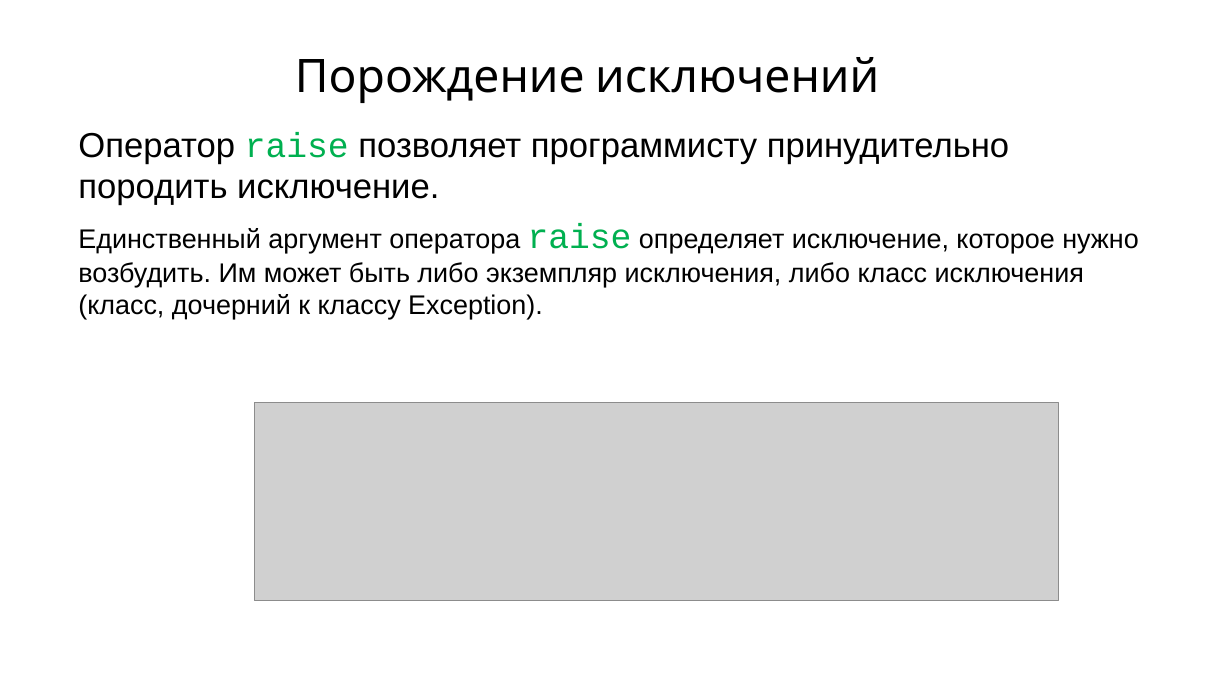
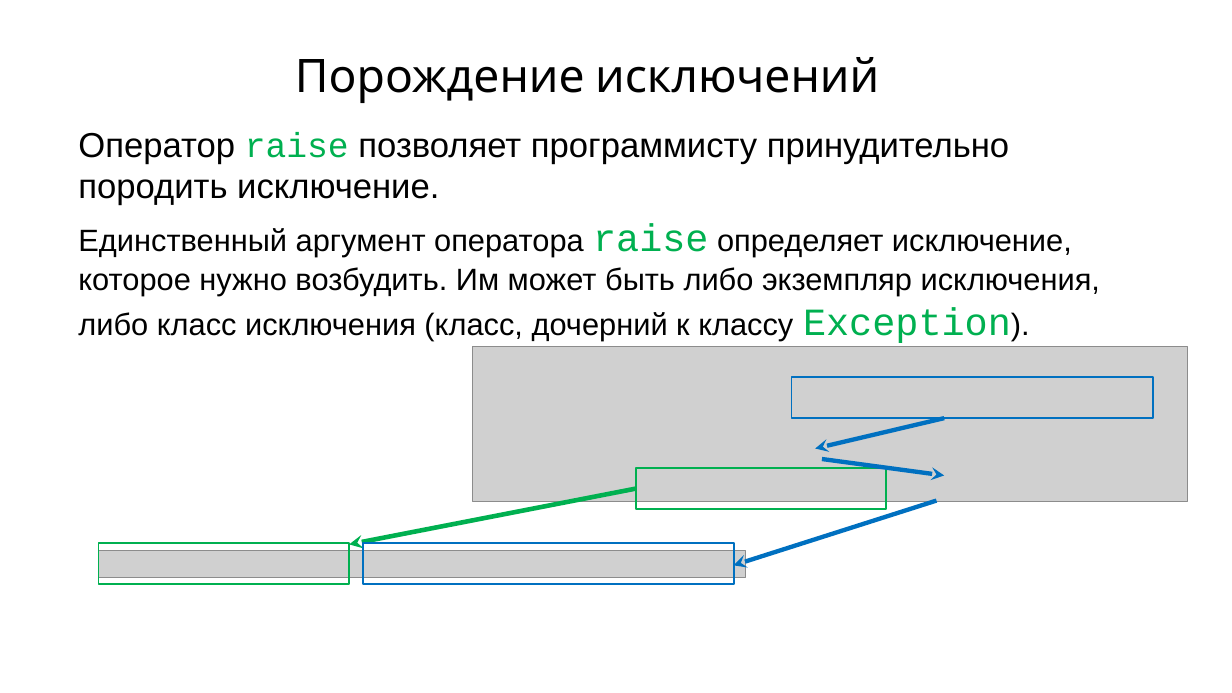
Before and after one commit to maxchv/LearnPython, a slide deck: slide 15 of week05/Exceptions.pptx. Drawn at 1232x693 pixels with LibreOffice and Linux fonts; fonts in the diff are those of the drawing; grey boxes stand for pictures. Boxes give left, top, right and bottom in pixels: in the first picture for what was removed or moved away, otherwise in the second. Text is boxed around its words. In the diff, an @@ line names an element or a change of style, - is before the commit and + after.

```diff
--- a/week05/Exceptions.pptx
+++ b/week05/Exceptions.pptx
@@ text "Единственный аргумент оператора raise определяет ..." at [78,224,1100,343]: size 28 to 32 pt; size 36 to 40 pt in "raise"; size 28 to 40 pt, font Arial to Courier New, text colour #000000 to #00B050 in "Exception)." @@
@@ picture added at [473,346,1188,501] @@
@@ rectangle added at [791,377,1153,418], outline #0070C0 2 pt @@
@@ picture removed at [254,403,1059,600] @@
@@ arrow added from (944, 418) to (815, 448), #0070C0 4.5 pt @@
@@ rectangle added at [635,468,886,509], outline #00B050 2 pt @@
@@ arrow added from (822, 459) to (944, 475), #0070C0 4.5 pt @@
@@ arrow added from (635, 489) to (349, 545), #00B050 4.75 pt @@
@@ arrow added from (936, 500) to (733, 565), #0070C0 4.5 pt @@
@@ picture added at [98,551,745,577] @@
@@ rectangle added at [98,543,349,583], outline #00B050 2 pt @@
@@ rectangle added at [363,543,734,583], outline #0070C0 2 pt @@
```
Also in this commit, not shown: 3 other slides changed, 1 slide added, 7 slides removed, 3 other files.
